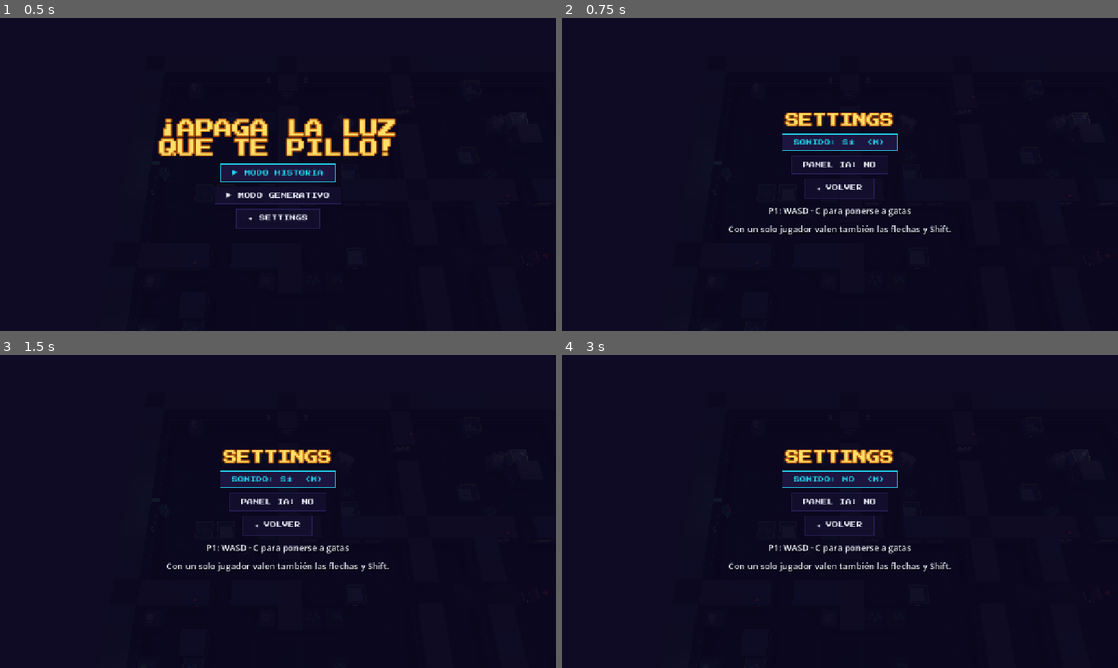
Above: before the commit, frames 1-4 (two rows, left to right).
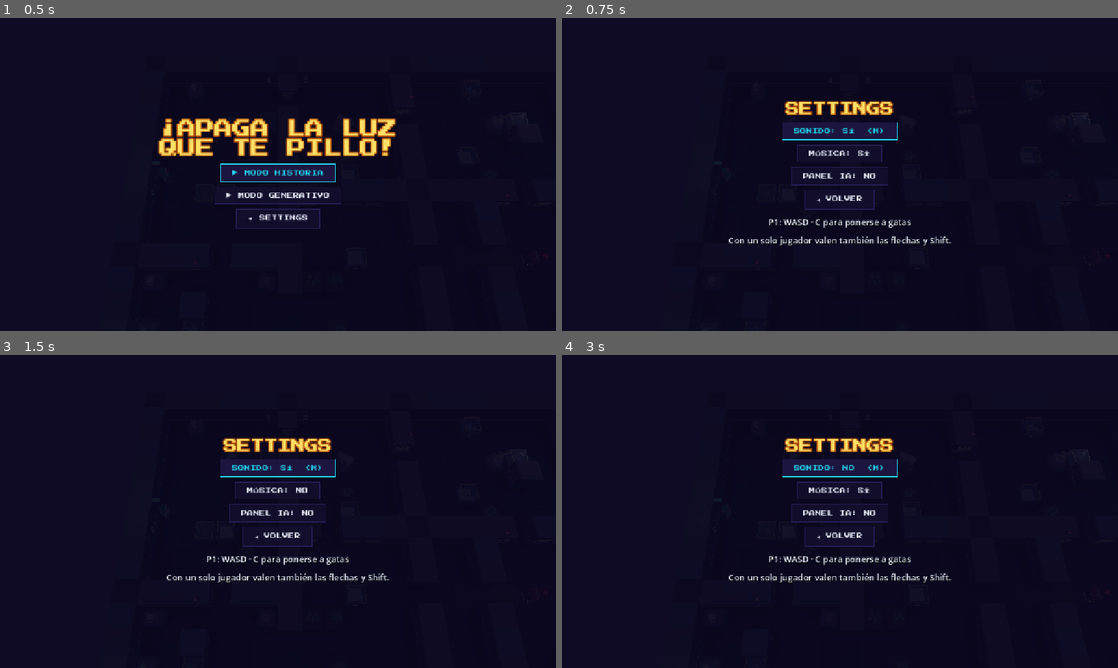
Above: after the commit, the same moments.

Repository: didelco/ladron
Game: Godot game, scene res://scenes/main.tscn
Same seed, same stepped clock (60 frames per second), same inputs: the game is played once before the commit and once after it.
Inputs (mouse positions are in pixels of both pictures, inside the frame that each line leads up to):
- Up to frame 1 (0.5 s): no input
- Up to frame 2 (0.75 s): click "✦ SETTINGS" at 0.5 s
- Up to frame 3 (1.5 s): click (278, 489) at 1.25 s, where only the run after the commit has a clickable "MÚSICA: SÍ"
- Up to frame 4 (3 s): click (840, 489) at 2 s, where only the run after the commit has a clickable "MÚSICA: NO"; click "SONIDO: SÍ (M)" at 2.75 s

Frame 1 is identical in both runs. In frame 2, 4.8% of the frame differs, in the area x 30-70%, y 26-74%; in frame 3, 4.8%; in frame 4, 4.8%.

Commit message:
Sonido: música de misterio sintetizada en dos capas (calma y tensión) que sigue a los guardias, reverberación de museo y efectos nuevos
Co-Authored-By: Claude Opus 5.5 (1M context) <noreply@anthropic.com>

Diff:
--- a/scenes/main.gd
+++ b/scenes/main.gd
@@ -56,6 +56,7 @@
 ## one thief or two on the same keyboard
 var players := 1
 var sound_on := true
+var music_on := true
 var show_ia := false
 ## where the settings screen goes back to: "title" or "paused"
 var settings_from := "title"
@@ -221,6 +222,7 @@
 		{"title": "SETTINGS", "size": 48},
 		{"buttons": [
 			{"text": "SONIDO: %s  (M)" % ("SÍ" if sound_on else "NO"), "call": _toggle_sound},
+			{"text": "MÚSICA: %s" % ("SÍ" if music_on else "NO"), "call": _toggle_music},
 			{"text": "PANEL IA: %s" % ("SÍ" if show_ia else "NO"), "call": _toggle_ia},
 			{"text": "◂ VOLVER", "call": _settings_back},
 		]},
@@ -237,6 +239,12 @@
 func _set_sound(on: bool) -> void:
 	sound_on = on
 	AudioServer.set_bus_mute(0, not on)
+
+
+func _toggle_music() -> void:
+	music_on = not music_on
+	sfx.set_music(music_on)
+	_show_settings(settings_from)
 
 
 func _toggle_ia() -> void:
@@ -507,9 +515,24 @@
 func _physics_process(dt: float) -> void:
 	if preview_pivot:
 		preview_pivot.rotate_y(dt * 0.9)
+	_music_mood()
 	if phase == "playing":
 		_tick(dt)
 	_draw_frame(dt)
+
+
+## The music follows the guards: creeping while they are calm, a pulse
+## once any is on alert, all of it while one can see you. Softer in menus.
+func _music_mood() -> void:
+	var tension := 0.0
+	var in_game := phase in ["playing", "countdown", "paused"]
+	if in_game:
+		for g in guards:
+			if g.sees_player:
+				tension = 1.0
+			elif g.alert:
+				tension = maxf(tension, 0.55)
+	sfx.mood(tension, 0.8 if in_game else 0.5)
 
 
 func _tick(dt: float) -> void:
@@ -561,6 +584,7 @@
 	for s in Sim.call_for_backup(saw_before, guards, now):
 		sfx.at("shout", _to_world(s.x, s.y), 1.0 if s.first else 0.5)
 		if s.first:
+			sfx.ui("sting", 0.7)
 			var heard_by: Array = s.heard_by
 			var heard: String = ("%s lo ha oído y viene" % " y ".join(heard_by)) if not heard_by.is_empty() else "nadie más lo ha oído"
 			var ear := thieves[0]
--- a/scenes/sfx.gd
+++ b/scenes/sfx.gd
@@ -1,32 +1,76 @@
 class_name Sfx
 extends Node3D
-## All the sound in the game, synthesised once at start: no audio files, like
-## the web version. Footsteps and knocks are filtered noise bursts, the alarm
-## and the yell are tones. Sounds from the world play where they happen, so
-## a guard walking past on your left is heard on the left.
+## All the sound in the game, synthesised at start: no audio files, like the
+## web version.
+##
+## Effects: footsteps and knocks are filtered noise bursts, bells are sums of
+## decaying partials, the yell and the sad trombone are gliding saws. Sounds
+## from the world play where they happen (a guard on your left is heard on
+## the left) through a bus with the reverb of a big empty gallery.
+##
+## Music: a mystery piece in D minor, rendered once on a worker thread in two
+## layers of the same length that loop together. The calm one creeps — a
+## drone, a tiptoeing pizzicato bass, a music box echoing down the halls,
+## wind. The tense one is a pulse of low strings, timpani and a trembling
+## high cluster. The game sets the tension and the layers crossfade.
 
 const RATE := 22050
+const BPM := 90.0
+const BARS := 8
 
 var _streams := {}
+var _calm: AudioStreamPlayer
+var _tense: AudioStreamPlayer
+var _music_task := -1
+var _music_data: Array = []
+## 0 calm .. 1 chase, eased towards the target
+var _tension := 0.0
+var _target := 0.0
+var _level := 0.6
 
 
 func _ready() -> void:
-	_streams.step = _noise(0.06, 900.0, 0.5)
-	_streams.bump = _noise(0.12, 300.0, 0.9)
-	_streams.shelf = _mix(_noise(0.25, 2600.0, 0.7), _tones([[1350.0, 0.0, 0.18], [1720.0, 0.05, 0.14]], "square", 0.12))
-	_streams.alarm = _tones([[1480.0, 0.0, 0.12], [1180.0, 0.14, 0.12]], "square", 0.35)
-	_streams.shout = _tones([[420.0, 0.0, 0.16], [300.0, 0.18, 0.26]], "saw", 0.45, 0.72)
+	_buses()
+	_streams.step = _noise(0.05, 700.0, 0.35)
+	_streams.bump = _mix(_noise(0.14, 250.0, 0.8), _thump(0.25, 90.0, 50.0, 0.5))
+	_streams.shelf = _mix(_noise(0.3, 2600.0, 0.6), _bells([[1350.0, 0.0], [1720.0, 0.05], [2240.0, 0.11]], 0.35, 0.12))
+	_streams.alarm = _electric_bell(0.75)
+	_streams.shout = _mix(_tones([[420.0, 0.0, 0.16], [300.0, 0.18, 0.28]], "saw", 0.4, 0.72, 6.0), _noise(0.4, 1800.0, 0.12))
 	_streams.whisper = _noise(0.35, 3200.0, 0.15)
-	_streams.lights = _mix(_noise(0.05, 1800.0, 0.6), _tones([[100.0, 0.08, 0.5]], "square", 0.12))
-	_streams.stolen = _tones([[880.0, 0.0, 0.1], [1320.0, 0.1, 0.18]], "sine", 0.4)
-	_streams.pick = _noise(0.03, 4000.0, 0.25)
-	_streams.caught = _tones([[392.0, 0.0, 0.25], [330.0, 0.25, 0.25], [262.0, 0.5, 0.5]], "square", 0.3)
-	_streams.tick = _tones([[660.0, 0.0, 0.16]], "square", 0.3)
-	_streams.go = _tones([[880.0, 0.0, 0.1], [1320.0, 0.1, 0.35]], "square", 0.35)
-	_streams.escaped = _tones([[523.0, 0.0, 0.14], [659.0, 0.14, 0.14], [784.0, 0.28, 0.3]], "square", 0.3)
+	_streams.lights = _mix(_noise(0.06, 400.0, 0.9), _buzz(0.55, 0.09))
+	_streams.stolen = _bells([[587.3, 0.0], [740.0, 0.09], [880.0, 0.18], [1174.7, 0.27]], 1.2, 0.22)
+	_streams.pick = _mix(_noise(0.03, 4000.0, 0.25), _bells([[1760.0, 0.0]], 0.4, 0.12))
+	_streams.caught = _trombone()
+	_streams.escaped = _mix(_tones([[587.3, 0.0, 0.12], [740.0, 0.12, 0.12], [880.0, 0.24, 0.12], [1174.7, 0.36, 0.5]], "square", 0.22),
+		_tones([[293.7, 0.36, 0.6], [440.0, 0.36, 0.6]], "saw", 0.12))
+	_streams.tick = _mix(_bells([[880.0, 0.0]], 0.25, 0.3), _noise(0.02, 3000.0, 0.3))
+	_streams.go = _mix(_bells([[587.3, 0.0], [740.0, 0.0], [880.0, 0.0], [1174.7, 0.0]], 0.9, 0.2), _thump(0.5, 110.0, 55.0, 0.6))
+	_streams.sting = _mix(_thump(0.9, 70.0, 38.0, 0.8), _tremolo_cluster(1.3, [1108.7, 1174.7, 1244.5], 0.06))
 	# Every stream is built as samples, then packed once for the engine.
 	for k in _streams.keys():
 		_streams[k] = _wav(_streams[k])
+	_music_task = WorkerThreadPool.add_task(_render_music)
+
+
+## Two buses with reverb: one for the music, one for sounds in the museum.
+func _buses() -> void:
+	for bus in ["Music", "World"]:
+		if AudioServer.get_bus_index(bus) >= 0:
+			continue
+		AudioServer.add_bus()
+		var i := AudioServer.bus_count - 1
+		AudioServer.set_bus_name(i, bus)
+		AudioServer.set_bus_send(i, "Master")
+		var reverb := AudioEffectReverb.new()
+		if bus == "Music":
+			reverb.room_size = 0.85
+			reverb.wet = 0.3
+			AudioServer.set_bus_volume_db(i, -5.0)
+		else:
+			reverb.room_size = 0.7
+			reverb.damping = 0.35
+			reverb.wet = 0.25
+		AudioServer.add_bus_effect(i, reverb)
 
 
 ## Play a sound where it happens in the world. volume 0..1.
@@ -36,6 +80,10 @@
 	p.volume_db = linear_to_db(maxf(volume, 0.01))
 	p.unit_size = 6.0
 	p.position = pos
+	p.bus = "World"
+	# No two footsteps quite alike.
+	if sound == "step" or sound == "bump":
+		p.pitch_scale = randf_range(0.85, 1.15)
 	add_child(p)
 	p.finished.connect(p.queue_free)
 	p.play()
@@ -51,7 +99,194 @@
 	p.play()
 
 
-# --- Synthesis ---------------------------------------------------------------------
+## How tense the music is (0 creeping .. 1 chase) and how loud (0..1).
+func mood(tension: float, level: float) -> void:
+	_target = clampf(tension, 0.0, 1.0)
+	_level = level
+
+
+func set_music(on: bool) -> void:
+	AudioServer.set_bus_mute(AudioServer.get_bus_index("Music"), not on)
+
+
+func _process(dt: float) -> void:
+	if _music_task >= 0 and WorkerThreadPool.is_task_completed(_music_task):
+		WorkerThreadPool.wait_for_task_completion(_music_task)
+		_music_task = -1
+		_start_music()
+	if _calm == null:
+		return
+	# Tension comes on fast and goes slowly.
+	_tension = move_toward(_tension, _target, dt * (1.2 if _target > _tension else 0.2))
+	_calm.volume_db = linear_to_db(maxf(0.001, _level * (1.0 - 0.55 * _tension)))
+	_tense.volume_db = linear_to_db(maxf(0.001, _level * _tension))
+
+
+func _start_music() -> void:
+	var players: Array[AudioStreamPlayer] = []
+	for data in _music_data:
+		var w := _wav(data)
+		w.loop_mode = AudioStreamWAV.LOOP_FORWARD
+		w.loop_begin = 0
+		w.loop_end = (data as PackedFloat32Array).size()
+		var p := AudioStreamPlayer.new()
+		p.stream = w
+		p.bus = "Music"
+		p.volume_db = -80.0
+		add_child(p)
+		players.append(p)
+	_calm = players[0]
+	_tense = players[1]
+	# Started together, and the same length: they stay in step for ever.
+	_calm.play()
+	_tense.play()
+	_music_data.clear()
+
+
+# --- Music -------------------------------------------------------------------------
+
+func _render_music() -> void:
+	var beat := 60.0 / BPM
+	var n := int(BARS * 4 * beat * RATE)
+	var loop_s := float(n) / RATE
+	var eighth := int(beat / 2.0 * RATE)
+	var calm := PackedFloat32Array()
+	calm.resize(n)
+	var tense := PackedFloat32Array()
+	tense.resize(n)
+	var rng := RandomNumberGenerator.new()
+	rng.seed = 7
+	# Frequencies nudged to whole cycles per loop, so the seam is silent.
+	var fit := func(f: float) -> float: return roundf(f * loop_s) / loop_s
+
+	# Calm: a low drone on D and A that swells and ebbs twice a loop.
+	var d1: float = fit.call(73.42)
+	var a1: float = fit.call(110.0)
+	var d2: float = fit.call(146.83)
+	var swell_f: float = 2.0 / loop_s
+	for i in n:
+		var t := float(i) / RATE
+		var swell := 0.55 + 0.45 * sin(TAU * swell_f * t)
+		calm[i] = (sin(TAU * d1 * t) + 0.55 * sin(TAU * a1 * t) + 0.2 * sin(TAU * d2 * t)) * 0.045 * swell
+
+	# Wind: noise through a slowly opening and closing filter, the tail
+	# folded onto the head so it loops.
+	var fold := int(0.8 * RATE)
+	var wind := PackedFloat32Array()
+	wind.resize(n + fold)
+	var y := 0.0
+	for i in n + fold:
+		var t := float(i) / RATE
+		var cut := 260.0 + 130.0 * sin(TAU * t / 5.3) + 60.0 * sin(TAU * t / 2.1)
+		var a := 1.0 - exp(-TAU * cut / RATE)
+		y += a * (rng.randf() * 2.0 - 1.0 - y)
+		wind[i] = y * 0.09
+	for i in n:
+		var v := wind[i]
+		if i < fold:
+			var k := float(i) / fold
+			v = v * k + wind[n + i] * (1.0 - k)
+		calm[i] += v
+
+	# Pizzicato bass, tiptoeing: eighths from D2, -1 a rest.
+	var bars := [
+		[0, -1, 3, -1, 7, -1, 6, -1],
+		[5, -1, 3, -1, 1, -1, 0, -1],
+		[0, -1, 3, -1, 7, -1, 8, 7],
+		[10, -1, 8, -1, 7, -1, 6, 5],
+	]
+	var order := [0, 1, 0, 2, 0, 1, 0, 3]
+	for b in BARS:
+		var pattern: Array = bars[order[b]]
+		for e in 8:
+			var note: int = pattern[e]
+			if note < 0:
+				continue
+			_pluck(calm, (b * 8 + e) * eighth, 73.42 * pow(2.0, note / 12.0), 0.2 if e % 2 == 0 else 0.13)
+
+	# A music box somewhere down the halls: a few notes every two bars, in
+	# D minor, each echoing.
+	var box := [587.3, 698.5, 784.0, 880.0, 1046.5, 1174.7, 1108.7]
+	for phrase in BARS / 2:
+		var start := phrase * 16 + 2 + rng.randi_range(0, 3)
+		var notes := rng.randi_range(2, 4)
+		for k in notes:
+			var at := (start + k * rng.randi_range(1, 2)) * eighth
+			var f: float = box[rng.randi_range(0, box.size() - 1)]
+			for echo in [[0, 0.06], [int(0.45 * RATE), 0.022], [int(0.9 * RATE), 0.009]]:
+				_bell(calm, at + echo[0], f, 2.2, echo[1])
+
+	# Tense: low strings pulsing on D, stepping up to E-flat, with the timpani
+	# on the strong beats and a trembling cluster high above.
+	var pulse := [0, 0, 0, 1, 0, 0, 0, 1]
+	for b in BARS:
+		for e in 8:
+			var f := 73.42 * pow(2.0, pulse[e] / 12.0)
+			_bowed(tense, (b * 8 + e) * eighth, f, 0.2, 0.13 if e == 0 else 0.09)
+			_bowed(tense, (b * 8 + e) * eighth, f * 2.0, 0.2, 0.04)
+		_timpani(tense, b * 8 * eighth, 0.35)
+		_timpani(tense, (b * 8 + 4) * eighth, 0.2)
+	var trem: float = fit.call(7.5)
+	var high_a: float = fit.call(880.0)
+	var high_b: float = fit.call(932.3)
+	for i in n:
+		var t := float(i) / RATE
+		var shiver := 0.5 + 0.5 * sin(TAU * trem * t)
+		tense[i] += (sin(TAU * high_a * t) + sin(TAU * high_b * t)) * 0.018 * shiver
+
+	_music_data = [calm, tense]
+
+
+## A plucked string: bright attack, quick fall. Writes round the loop.
+func _pluck(buf: PackedFloat32Array, start: int, f: float, gain: float) -> void:
+	var n := buf.size()
+	var len := int(0.5 * RATE)
+	for i in len:
+		var t := float(i) / RATE
+		var env := minf(1.0, t / 0.004) * exp(-t * 8.0)
+		buf[(start + i) % n] += (sin(TAU * f * t) + 0.35 * sin(TAU * 2.0 * f * t) + 0.1 * sin(TAU * 3.0 * f * t)) * env * gain
+
+
+## A bell or music-box tine: inharmonic partials, a long ring.
+func _bell(buf: PackedFloat32Array, start: int, f: float, seconds: float, gain: float) -> void:
+	var n := buf.size()
+	var len := int(seconds * RATE)
+	for i in len:
+		var t := float(i) / RATE
+		var env := minf(1.0, t / 0.002) * exp(-t * 3.0 / seconds * 2.0)
+		var v := sin(TAU * f * t) + 0.3 * sin(TAU * 2.76 * f * t) * exp(-t * 4.0) + 0.12 * sin(TAU * 5.4 * f * t) * exp(-t * 8.0)
+		buf[(start + i) % n] += v * env * gain
+
+
+## A short bowed note: a filtered saw, swelling in and cut off.
+func _bowed(buf: PackedFloat32Array, start: int, f: float, seconds: float, gain: float) -> void:
+	var n := buf.size()
+	var len := int(seconds * RATE)
+	var phase := 0.0
+	var y := 0.0
+	var a := 1.0 - exp(-TAU * 900.0 / RATE)
+	for i in len:
+		var t := float(i) / RATE
+		phase += f / RATE
+		var saw := fmod(phase, 1.0) * 2.0 - 1.0
+		y += a * (saw - y)
+		var env := minf(1.0, t / 0.02) * (1.0 - t / seconds)
+		buf[(start + i) % n] += y * env * gain
+
+
+## A timpani hit: a sine dropping in pitch, a soft skin noise.
+func _timpani(buf: PackedFloat32Array, start: int, gain: float) -> void:
+	var n := buf.size()
+	var len := int(0.7 * RATE)
+	var phase := 0.0
+	for i in len:
+		var t := float(i) / RATE
+		phase += (62.0 + 30.0 * exp(-t * 20.0)) / RATE
+		var env := minf(1.0, t / 0.003) * exp(-t * 5.0)
+		buf[(start + i) % n] += sin(TAU * phase) * env * gain
+
+
+# --- Effects -----------------------------------------------------------------------
 
 ## A burst of low-passed noise with a fast attack and an exponential tail.
 func _noise(seconds: float, cutoff: float, gain: float) -> PackedFloat32Array:
@@ -68,8 +303,9 @@
 
 
 ## A few notes: [frequency, start, length] each; glide < 1 bends each note
-## down to that fraction of its pitch, like a name yelled down a gallery.
-func _tones(notes: Array, wave: String, gain: float, glide := 1.0) -> PackedFloat32Array:
+## down to that fraction of its pitch, like a name yelled down a gallery;
+## vibrato in Hz wobbles it.
+func _tones(notes: Array, wave: String, gain: float, glide := 1.0, vibrato := 0.0) -> PackedFloat32Array:
 	var total := 0.0
 	for note in notes:
 		total = maxf(total, note[1] + note[2])
@@ -82,6 +318,8 @@
 		for i in n:
 			var t := float(i) / n
 			var f: float = note[0] * lerpf(1.0, glide, t)
+			if vibrato > 0:
+				f *= 1.0 + 0.02 * sin(TAU * vibrato * i / RATE)
 			phase += f / RATE
 			var s: float
 			match wave:
@@ -90,6 +328,100 @@
 				_: s = sin(phase * TAU)
 			var env := minf(1.0, i / (RATE * 0.01)) * (1.0 - t)
 			out[start + i] += s * env * gain
+	return out
+
+
+## Bells struck one after another: [frequency, start] each.
+func _bells(notes: Array, seconds: float, gain: float) -> PackedFloat32Array:
+	var total := 0.0
+	for note in notes:
+		total = maxf(total, note[1] + seconds)
+	var out := PackedFloat32Array()
+	out.resize(int(total * RATE) + 1)
+	for note in notes:
+		_bell(out, int(note[1] * RATE), note[0], seconds, gain)
+	return out
+
+
+## A low thud, its pitch falling from `from` to `to` Hz.
+func _thump(seconds: float, from: float, to: float, gain: float) -> PackedFloat32Array:
+	var n := int(seconds * RATE)
+	var out := PackedFloat32Array()
+	out.resize(n)
+	var phase := 0.0
+	for i in n:
+		var t := float(i) / RATE
+		phase += lerpf(to, from, exp(-t * 18.0)) / RATE
+		out[i] = sin(TAU * phase) * minf(1.0, t / 0.003) * exp(-t * 6.0 / seconds) * gain
+	return out
+
+
+## An old museum's electric bell: two metal partials hammered sixteen
+## times a second.
+func _electric_bell(seconds: float) -> PackedFloat32Array:
+	var n := int(seconds * RATE)
+	var out := PackedFloat32Array()
+	out.resize(n)
+	for i in n:
+		var t := float(i) / RATE
+		var strike := fmod(t * 16.0, 1.0)
+		var hammer := exp(-strike * 5.0)
+		var v := sin(TAU * 1150.0 * t) + 0.6 * sin(TAU * 2650.0 * t) + 0.3 * sin(TAU * 3910.0 * t)
+		out[i] = v * hammer * (1.0 - t / seconds) * 0.28
+	return out
+
+
+## Fluorescent tubes flickering on: a mains buzz that stutters, then holds.
+func _buzz(seconds: float, gain: float) -> PackedFloat32Array:
+	var n := int(seconds * RATE)
+	var out := PackedFloat32Array()
+	out.resize(n)
+	var phase := 0.0
+	for i in n:
+		var t := float(i) / RATE
+		phase += 100.0 / RATE
+		var on := 1.0 if t > 0.3 or fmod(t * 23.0, 1.0) < 0.45 else 0.0
+		var s := 1.0 if fmod(phase, 1.0) < 0.5 else -1.0
+		out[i] = s * on * gain * minf(1.0, t / 0.05) * (1.0 - t / seconds)
+	return out
+
+
+## Caught: the sad trombone, wah wah wah waaah.
+func _trombone() -> PackedFloat32Array:
+	var notes := [[196.0, 0.0, 0.32], [185.0, 0.34, 0.32], [174.6, 0.68, 0.32], [164.8, 1.02, 0.9]]
+	var out := PackedFloat32Array()
+	out.resize(int(2.0 * RATE))
+	for note in notes:
+		var start := int(note[1] * RATE)
+		var dur: float = note[2]
+		var len := int(dur * RATE)
+		var phase := 0.0
+		var y := 0.0
+		for i in len:
+			var t := float(i) / RATE
+			var last := dur > 0.5
+			var f: float = note[0] * (1.0 + (0.025 * sin(TAU * 6.0 * t) if last and t > 0.2 else 0.0))
+			phase += f / RATE
+			var saw := fmod(phase, 1.0) * 2.0 - 1.0
+			# The mute opening and closing: the wah.
+			var cut := 500.0 + 1300.0 * sin(PI * minf(1.0, t / dur))
+			y += (1.0 - exp(-TAU * cut / RATE)) * (saw - y)
+			var env := minf(1.0, t / 0.03) * (1.0 - t / dur)
+			out[start + i] += y * env * 0.4
+	return out
+
+
+## A high cluster trembling and dying away: the "you have been seen" sting.
+func _tremolo_cluster(seconds: float, freqs: Array, gain: float) -> PackedFloat32Array:
+	var n := int(seconds * RATE)
+	var out := PackedFloat32Array()
+	out.resize(n)
+	for i in n:
+		var t := float(i) / RATE
+		var v := 0.0
+		for f in freqs:
+			v += sin(TAU * f * t)
+		out[i] = v * gain * (0.5 + 0.5 * sin(TAU * 11.0 * t)) * exp(-t * 2.5)
 	return out
 
 
Not shown, changed: README.md
